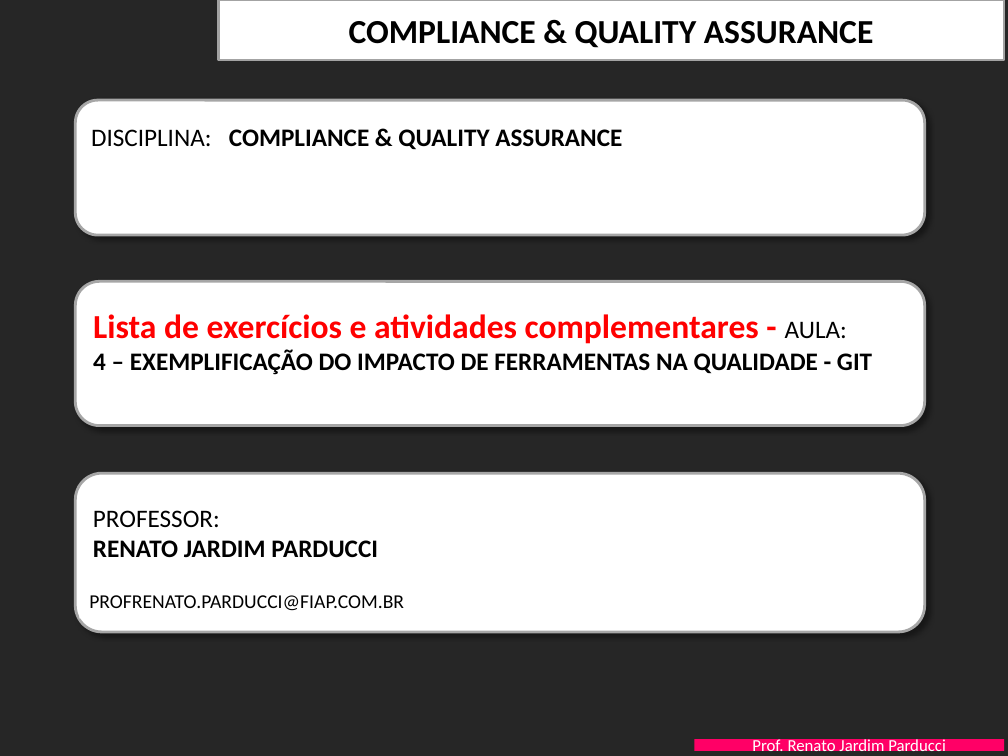
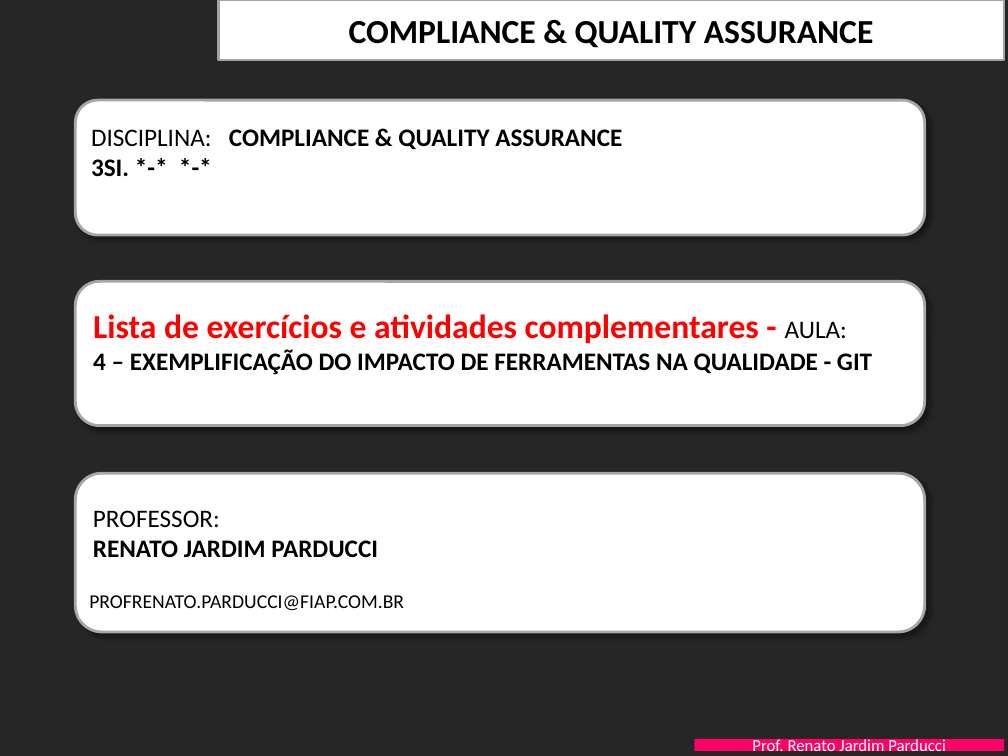
Before and after one commit to afluana/SI-Estacionamento, a slide deck: slide 1 of Documentacao/FIAP-QualidProjSW-Aula-4-GIT - EXERCICIOS.pptx. Drawn at 1008x756 pixels with LibreOffice and Linux fonts; fonts in the diff are those of the drawing; background and template pictures are left out. Boxes give left, top, right and bottom in pixels: in the first picture for what was removed or moved away, otherwise in the second. Text is boxed around its words. In the diff, an @@ line names an element or a change of style, - is before the commit and + after.

Commit message:
Inserção de dados da turma
Inserção de dados da turma e carinhas sorridentes no primeiro slide

```diff
--- a/Documentacao/FIAP-QualidProjSW-Aula-4-GIT - EXERCICIOS.pptx
+++ b/Documentacao/FIAP-QualidProjSW-Aula-4-GIT - EXERCICIOS.pptx
@@ text at [91, 159, 129, 176]: paragraph added @@
+3SI. *-* *-*
```
